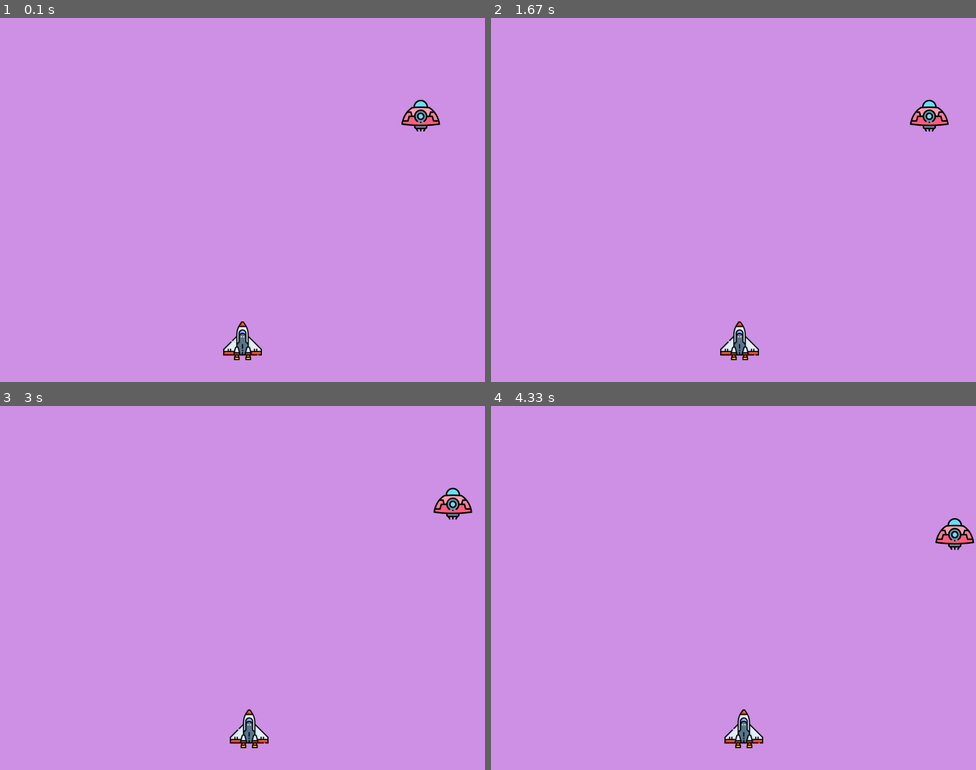
Above: before the commit, frames 1-4 (two rows, left to right).
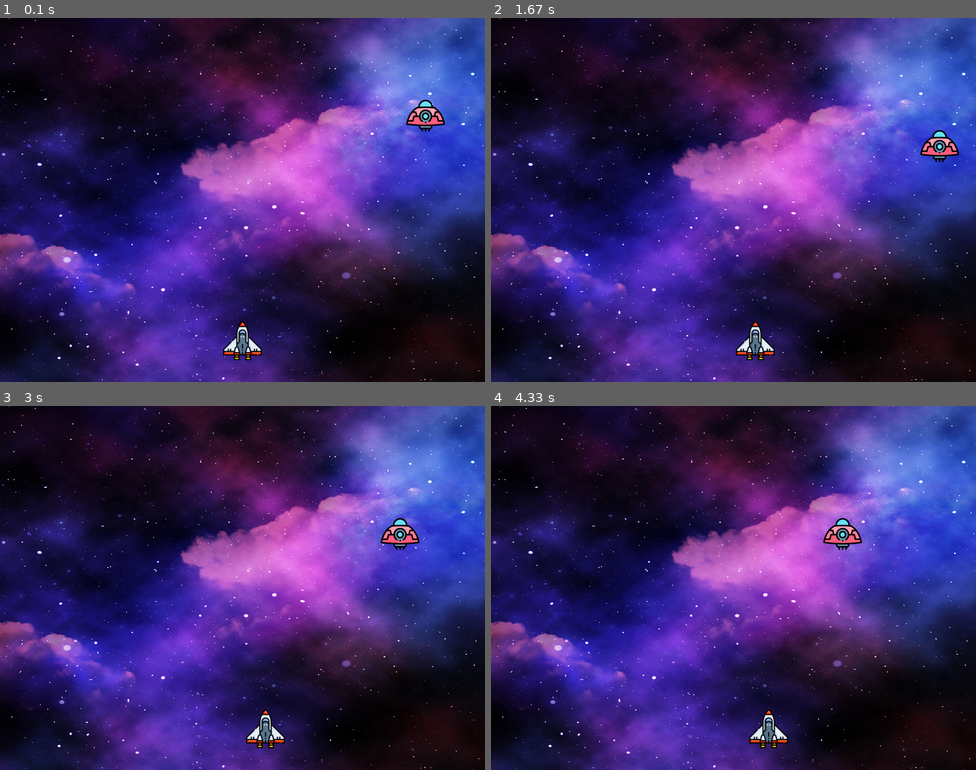
Above: after the commit, the same moments.

Repository: AlexArce2000/juego-invasion-espacial-pygame
Game: pygame game, started from invacion.py
Same seed, same stepped clock (60 frames per second), same inputs: the game is played once before the commit and once after it.
Inputs:
- Up to frame 1 (0.1 s): no input
- Up to frame 2 (1.67 s): hold Right 0.33-0.8 s; hold Right 0.83-1.3 s; hold Left from 1.33 s (still down)
- Up to frame 3 (3 s): release Left at 1.87 s; hold Left 1.9-2.3 s; hold Right 2.33-2.97 s
- Up to frame 4 (4.33 s): hold Left 3-3.47 s; hold Right 3.5-3.97 s; hold Right from 4 s (still down)

The runs differ from the first frame. In frame 1, 99% of the frame differs, in the area x 0-100%, y 0-100%; in frame 2, 100%; in frame 3, 100%; in frame 4, 100%.

Commit message:
feat: fondo agregado

Diff:
--- a/images/paginas.txt
+++ /dev/null
@@ -1,2 +0,0 @@
-Iconos:
-https://www.flaticon.es/
--- a/invacion.py
+++ b/invacion.py
@@ -10,7 +10,7 @@
 pygame.display.set_caption("Invación espacial") # 32 px
 icono = pygame.image.load("images/alien.png") # para cargarle imagenes
 pygame.display.set_icon(icono)
-
+fondo = pygame.image.load("images/galaxia_fondo.jpg")
 # jugador - datos
 # protagonista 64px
 # Para ubicarlos al medio
@@ -34,7 +34,7 @@
 img_enemigo = pygame.image.load("images/enemigo.png")
 enemigo_x = random.randint(0, 736)
 enemigo_y = random.randint(50, 200)
-enemigo_x_cambio = 0.3
+enemigo_x_cambio = 1
 enemigo_y_cambio = 50
 
 
@@ -53,7 +53,7 @@
 #Loop del juego
 se_ejecuta = True
 while se_ejecuta == True :
-    pantalla.fill((205, 144, 228)) # color relleno RGB (pintar color pantalla)
+    pantalla.blit(fondo,(0,0))
     # iterar eventos
     for evento in pygame.event.get():
         # evento cerrar programa
@@ -62,9 +62,9 @@
         # evento presionar flechas
         if evento.type == pygame.KEYDOWN:
             if evento.key == pygame.K_LEFT:
-                jugador_x_cambio = -0.3
+                jugador_x_cambio = -1
             if evento.key == pygame.K_RIGHT:
-                jugador_x_cambio = 0.3
+                jugador_x_cambio = 1
         # evento soltar flechas
         if evento.type == pygame.KEYUP: # Suelta la tecla
             if evento.key == pygame.K_LEFT or evento.key == pygame.K_RIGHT:
@@ -84,10 +84,10 @@
 
     # mantener dentro de los bordes al enemigo
     if enemigo_x <=0:
-        enemigo_x_cambio = 0.3 # cambio de mov hacia la derecha
+        enemigo_x_cambio = 1 # cambio de mov hacia la derecha
         enemigo_y += enemigo_y_cambio
     if enemigo_x >= 736:
-        enemigo_x_cambio = -0.3 # cambio de mov hacia la izquierda
+        enemigo_x_cambio = -1 # cambio de mov hacia la izquierda
         enemigo_y += enemigo_y_cambio
 
     jugador(jugador_x,jugador_y) # pintar jugador
Binary file removed: images/Fondo.jpg
Binary file added: images/galaxia_fondo.jpg
Not shown, added: images/recursos.md
